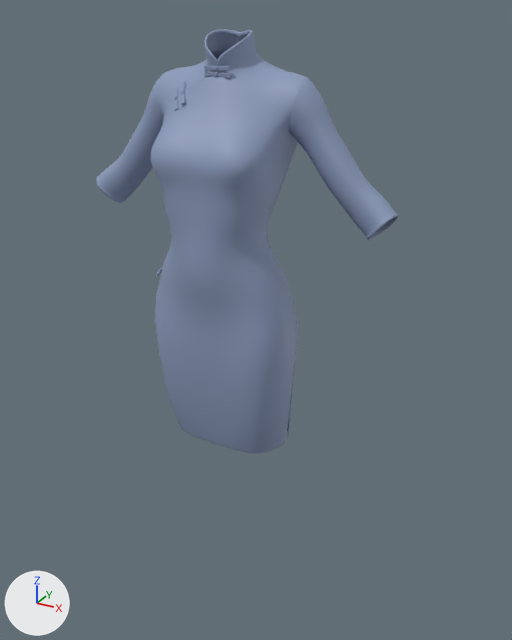
Before and after pictures for a commit that changed the glTF model public/qipao.gltf.
The view is the same before and after, from a camera (50 mm lens) standing at (0.816, -1.338, 1.64) and looking at (0.05, 0.054, 0.944). Lighting does not change. The marker at lower left points along +X, +Y and +Z. Where no turn or scale is listed for an object, it has been applied to the vertices.

Objects in the first picture: 'qipao_kouzi_model', 'qipao_main'.
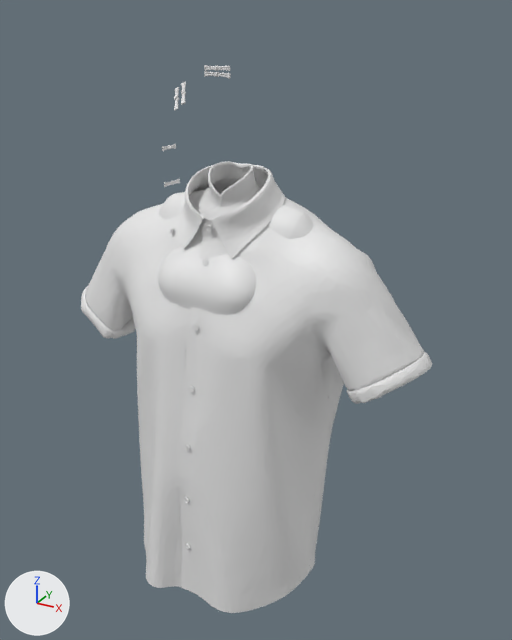
What differs and where, as boxes (x1, y1, x2, y2) in the pictures (512 x 640 px):
'program_main.001', added
    after: (81, 163, 432, 613)
'qipao_main', recoloured, moved (blue to white)
    before: (96, 29, 398, 453)
    after: (158, 161, 316, 332)
'qipao_kouzi_model', recoloured (blue to grey)
    both: (154, 65, 231, 323)

Patch to the scene script:
```diff
--- a/public/qipao.gltf.py
+++ b/public/qipao.gltf.py
@@ me_mesh_001 @@
 me_mesh_001.from_pydata(...)  # 6165 vertices, 11916 faces; spans x -0.187..0.033, y -0.062..0.031, z 0.932..1.534
-me_mesh_001.materials.append(mat_lambert1)  # blue #8c9bbc
@@ me_mesh @@
 me_mesh.from_pydata(...)  # 3681 vertices, 7142 faces; spans x -0.387..0.387, y -0.128..0.123, z 0.634..1.6
-me_mesh.materials.append(mat_lambert1)  # blue #8c9bbc
@@ me_1_2_001 @@
+me_1_2_001.from_pydata(...)  # 5702 vertices, 10420 faces; spans x -0.482..0.484, y -0.222..0.238, z 1.248..2.343
@@ ob_qipao_main @@
 ob_qipao_main = bpy.data.objects.new('qipao_main', me_mesh)
-ob_qipao_main.location = (0.0, 0.0, 0.0)
+ob_qipao_main.location = (0.0, 0.0, -0.28)
@@ ob_program_main_001 @@
+ob_program_main_001 = bpy.data.objects.new('program_main.001', me_1_2_001)
+ob_program_main_001.location = (0.0, 0.0, -1.034)
```
